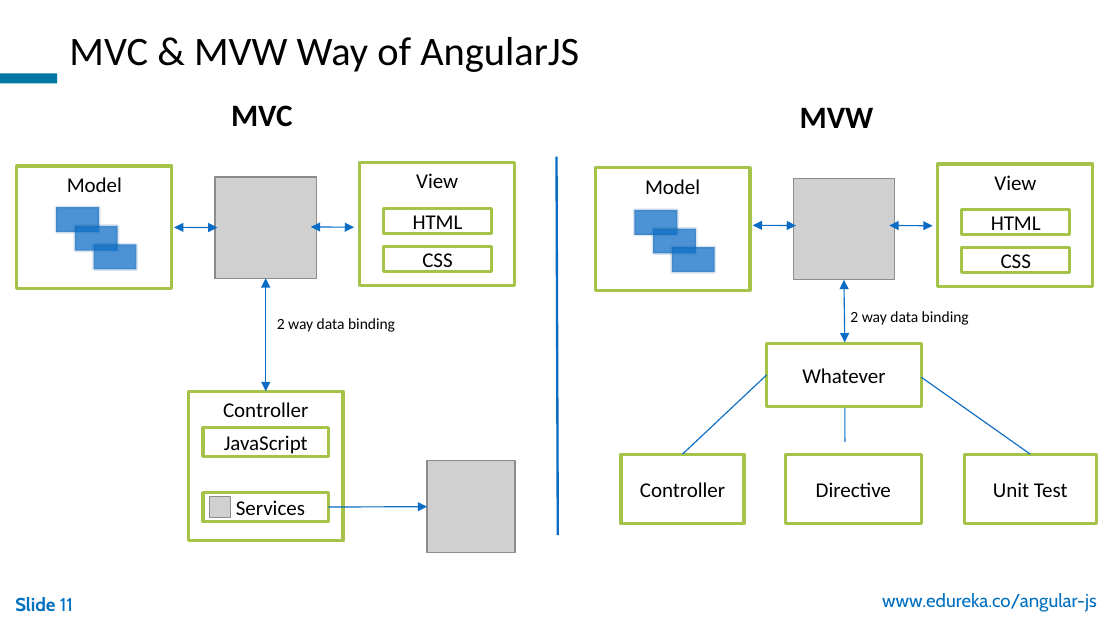
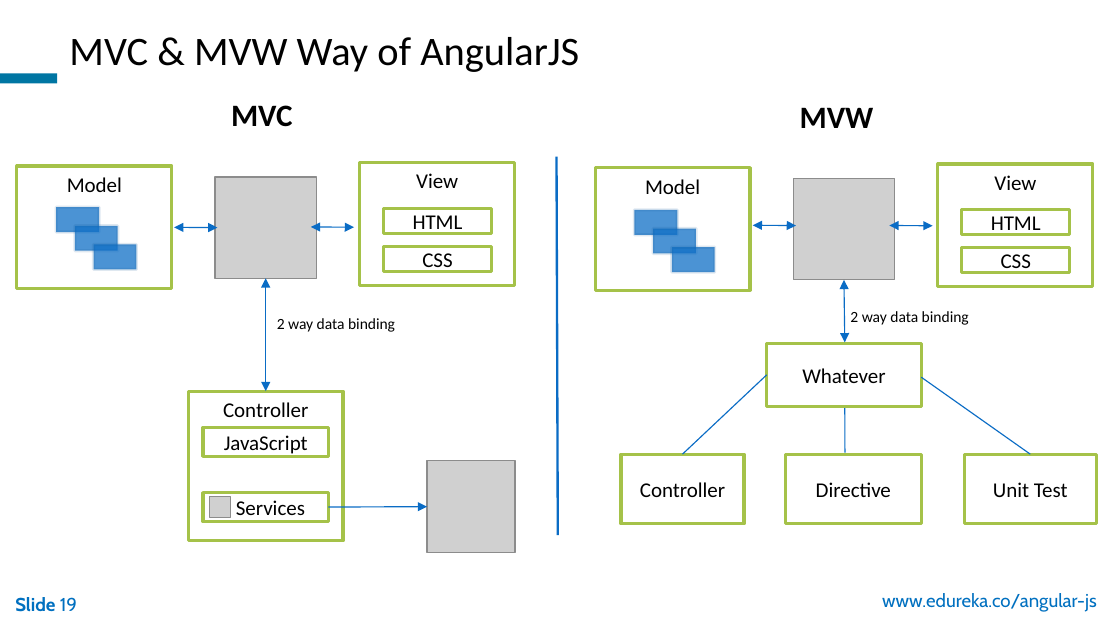
Before and after one commit to Donaldvan/devops-tools, a slide deck: slide 19 of TechBU/AngularJS/Getting Started With AngularJS/AngularJS_WP_21Oct.pptx (slide 11 before the commit). Drawn at 1120x630 pixels with LibreOffice and Linux fonts; fonts in the diff are those of the drawing; grey boxes stand for pictures; background and template pictures are left out. Boxes give left, top, right and bottom in pixels: in the first picture for what was removed or moved away, otherwise in the second. Text is boxed around its words. In the diff, an @@ line names an element or a change of style, - is before the commit and + after.

```diff
--- a/TechBU/AngularJS/Getting Started With AngularJS/AngularJS_WP_21Oct.pptx
+++ b/TechBU/AngularJS/Getting Started With AngularJS/AngularJS_WP_21Oct.pptx
@@ line moved from (844, 383) - (844, 442) to (844, 394) - (844, 452) @@
@@ page number at [15, 597, 77, 612]: text changed @@
-Slide 11
+Slide 19
```
Also in this commit, not shown: 9 other slides changed, 12 slides added, 4 slides removed.
